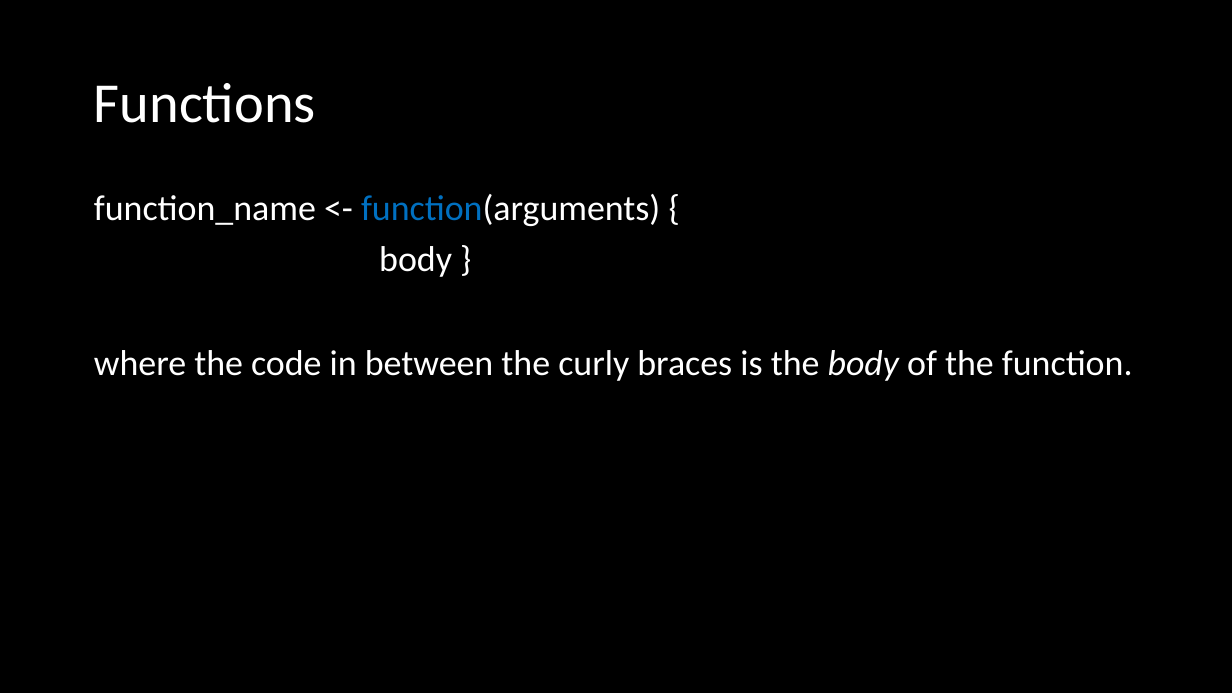
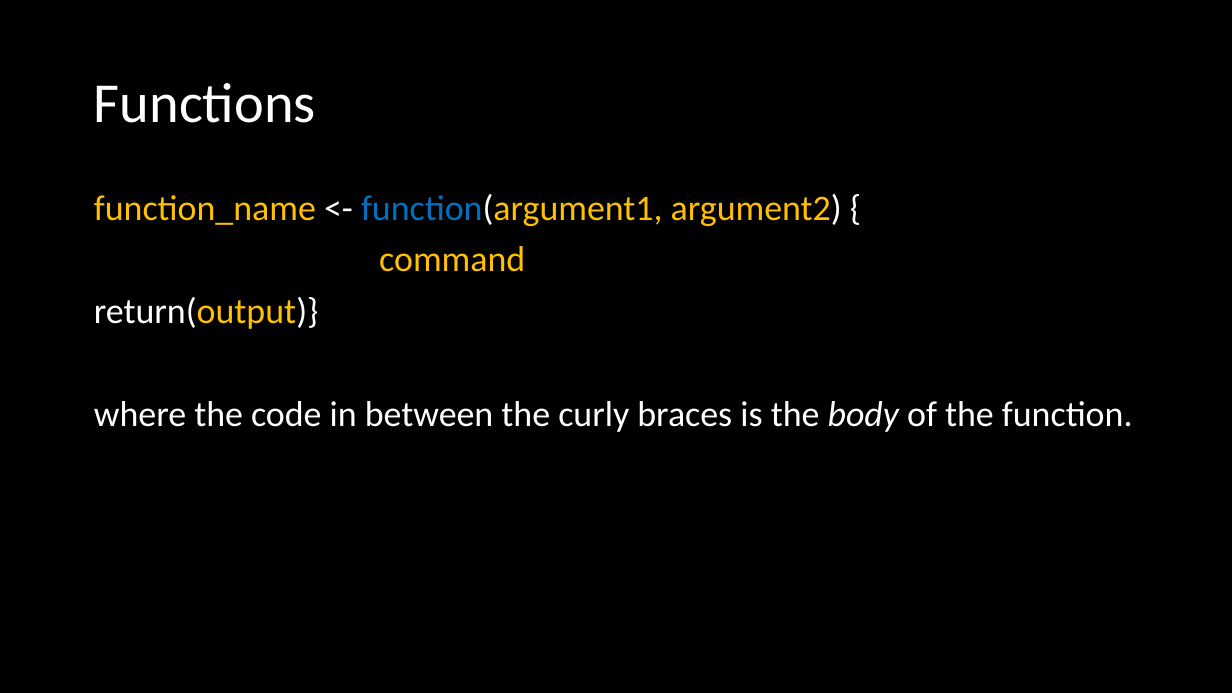
Before and after one commit to brooklabteam/E2M2, a slide deck: slide 19 of E2M2-2020/Lectures-ppt/R_Bootcamp_forLoopsFunctionsIfElse.pptx (slide 13 before the commit). Drawn at 1232x693 pixels with LibreOffice and Linux fonts; fonts in the diff are those of the drawing. Boxes give left, top, right and bottom in pixels: in the first picture for what was removed or moved away, otherwise in the second. Text is boxed around its words. In the diff, an @@ line names an element or a change of style, - is before the commit and + after.

```diff
--- a/E2M2-2020/Lectures-ppt/R_Bootcamp_forLoopsFunctionsIfElse.pptx
+++ b/E2M2-2020/Lectures-ppt/R_Bootcamp_forLoopsFunctionsIfElse.pptx
@@ text at [94,194,842,329]: text changed; text colour #FFFFFF to #FFC000 @@
-function_name <- function(arguments) {
-body }
+function_name <- function(argument1, argument2) {
+command
+return(output)}
```
Also in this commit, not shown: 2 other slides changed, 20 slides added, 2 slides removed, 13 other files.
